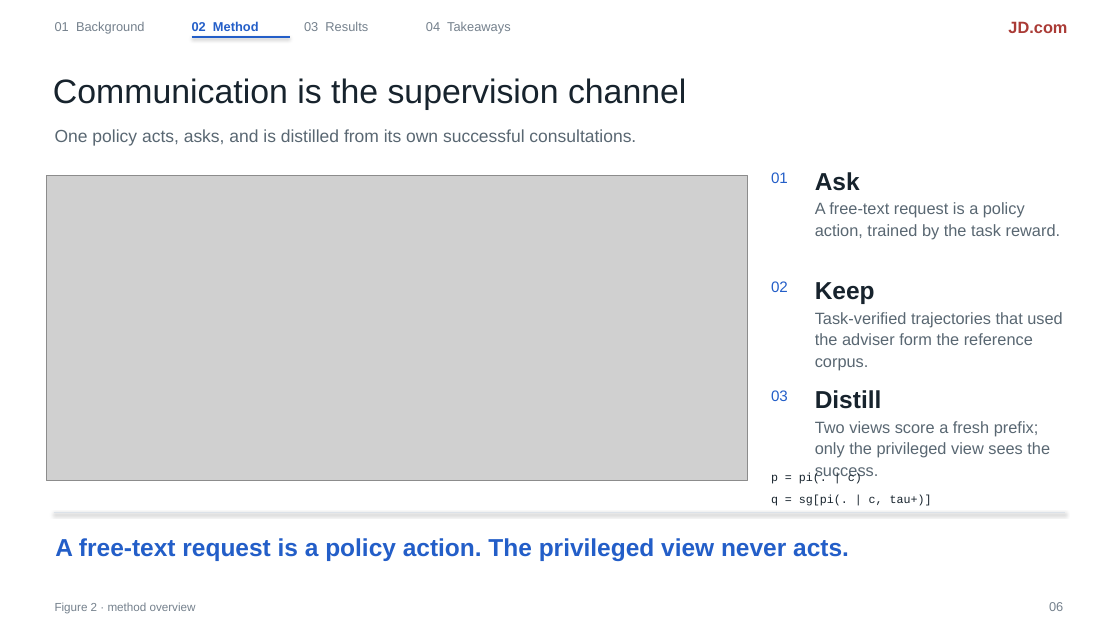
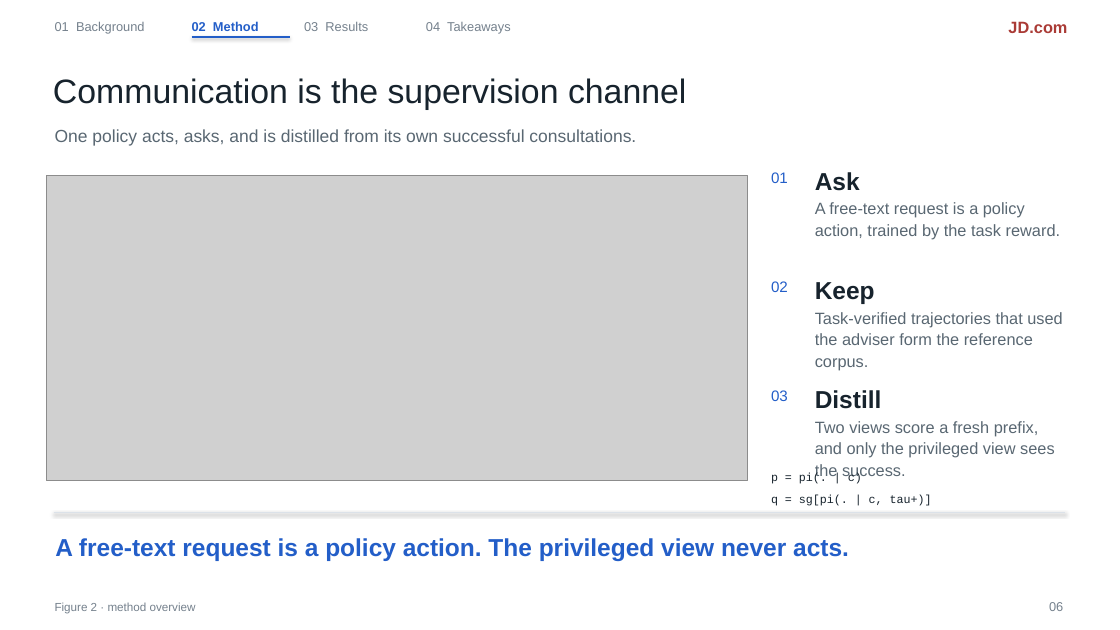
Before and after one commit to liruiluo/communicative-opsd, a slide deck: slide 6 of assets/slides/copd-slides.pptx. Drawn at 1120x630 pixels with LibreOffice and Linux fonts; fonts in the diff are those of the drawing; grey boxes stand for pictures. Boxes give left, top, right and bottom in pixels: in the first picture for what was removed or moved away, otherwise in the second. Text is boxed around its words. In the diff, an @@ line names an element or a change of style, - is before the commit and + after.

```diff
--- a/assets/slides/copd-slides.pptx
+++ b/assets/slides/copd-slides.pptx
@@ text at <box>815,421,1055,480</box>: text changed @@
-Two views score a fresh prefix; only the privileged view sees the success.
+Two views score a fresh prefix, and only the privileged view sees the success.
```
Also in this commit, not shown: 7 other slides changed, 1 slide removed, 2 other files.
